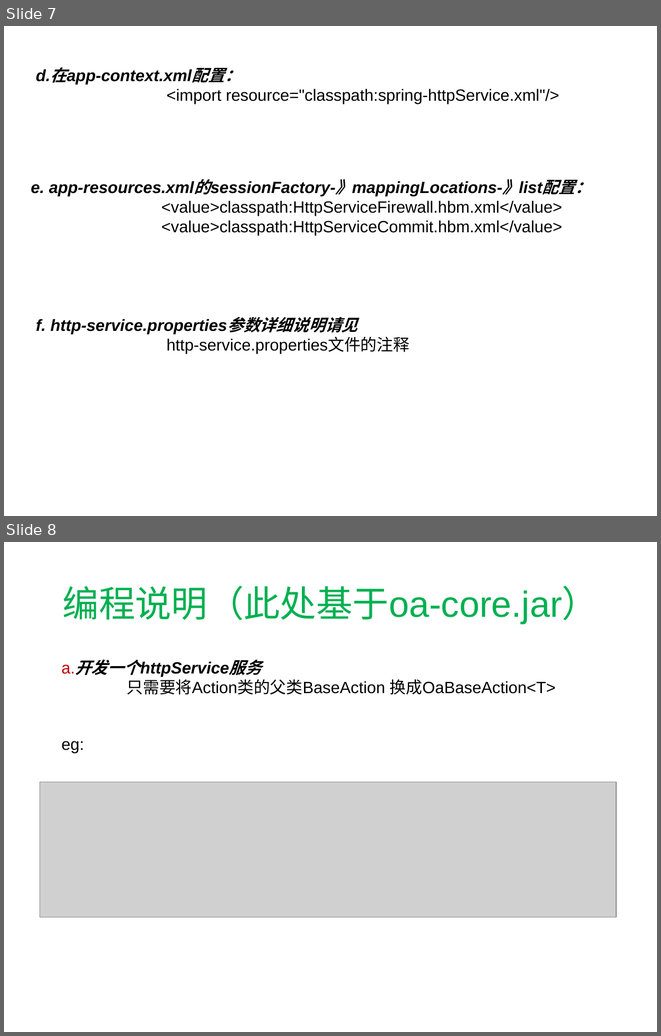
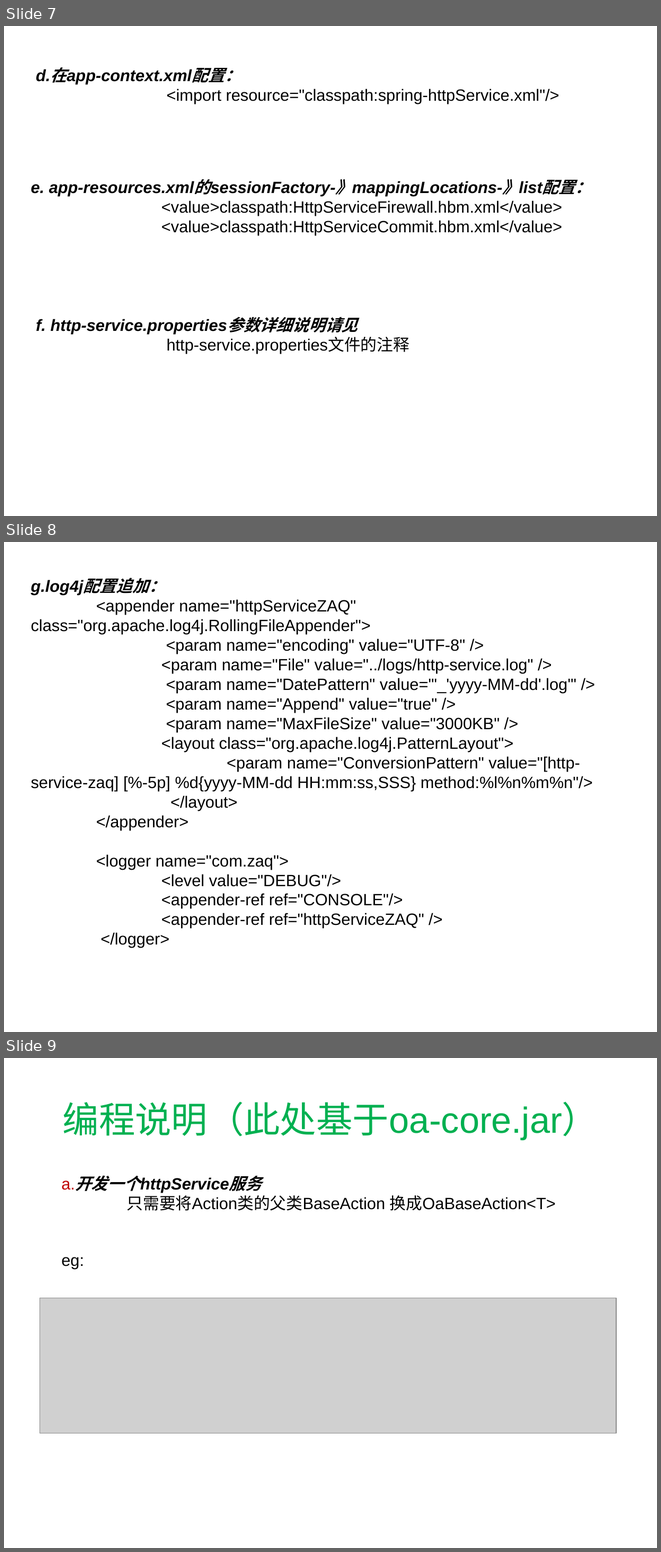
Before and after one commit to 654894017/http-service-distributed, a slide deck: release/http-service-zaq框架介绍.pptx. Shown one above the other, each under a label of ours: slides 7 and 8 before the commit, slides 7, 8 and 9 after it. The pictures are 661x1036 and 661x1552 pixels, drawn with LibreOffice and Linux fonts; fonts in the diff are those of the drawing; grey boxes stand for pictures. Boxes give left, top, right and bottom in pixels: in the first picture for what was removed or moved away, otherwise in the second. Text is boxed around its words. In the diff, an @@ line names an element or a change of style, - is before the commit and + after.

Commit message:
文档更新（log4j配置）

```diff
--- a/release/http-service-zaq框架介绍.pptx
+++ b/release/http-service-zaq框架介绍.pptx
@@ slide 8 added at <box>4,542,657,1032</box>, background #FFFFFF @@
@@ text added at <box>31,580,593,947</box>, 18 pt, text #000000 @@
+g.log4j配置追加：
+<appender name="httpServiceZAQ" class="org.apache.log4j.RollingFileAppender">
+<param name="encoding" value="UTF-8" />
+<param name="File" value="../logs/http-service.log" />
+<param name="DatePattern" value="'_'yyyy-MM-dd'.log'" />
+<param name="Append" value="true" />
+<param name="MaxFileSize" value="3000KB" />
+<layout class="org.apache.log4j.PatternLayout">
+<param name="ConversionPattern" value="[http-service-zaq] [%-5p] %d{yyyy-MM-dd HH:mm:ss,SSS} method:%l%n%m%n"/>
+</layout>
+</appender>
+<logger name="com.zaq">
+<level value="DEBUG"/>
+<appender-ref ref="CONSOLE"/>
+<appender-ref ref="httpServiceZAQ" />
+</logger>
@@ what was slide 8 is now slide 9 @@
```
Also in this commit, not shown: 1 other file.
